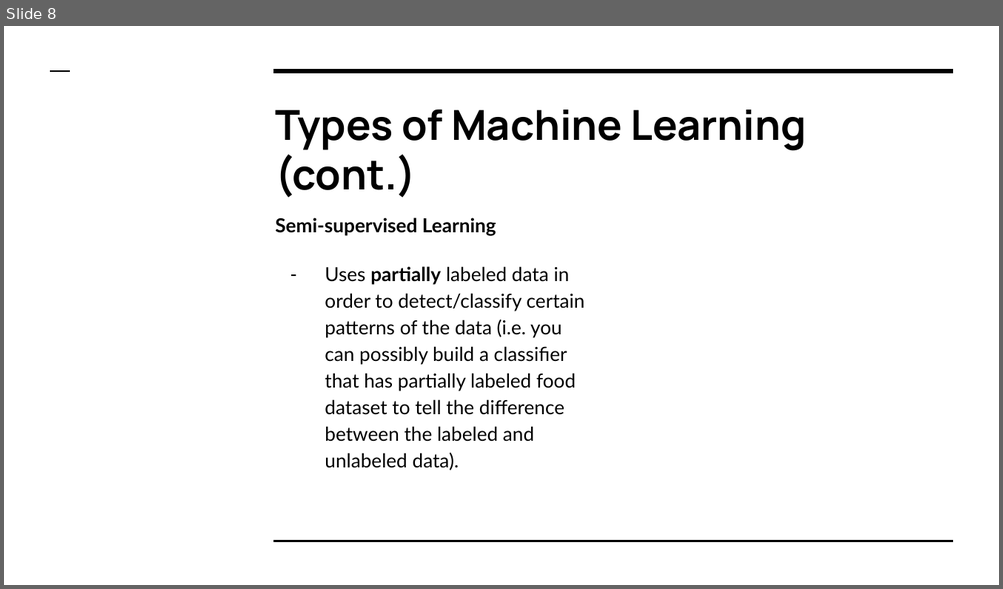
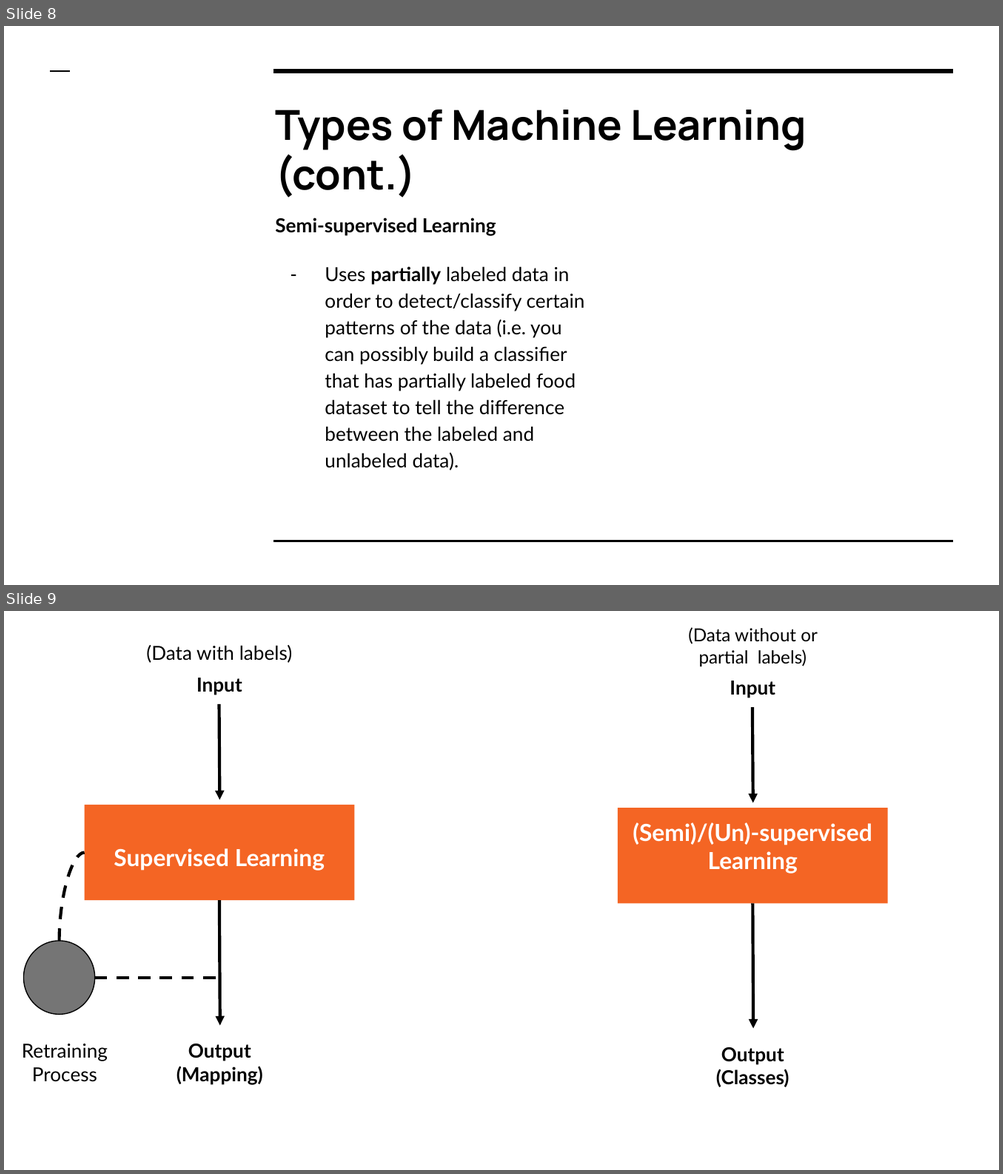
Before and after one commit to jfrank94/GDI_Sklearn_Lab, a slide deck: Intro to Scikit-Learn.pptx. Shown one above the other, each under a label of ours: slide 8 before the commit, slides 8 and 9 after it. The pictures are 1003x589 and 1003x1174 pixels, drawn with LibreOffice and Linux fonts; fonts in the diff are those of the drawing. Boxes give left, top, right and bottom in pixels: in the first picture for what was removed or moved away, otherwise in the second. Text is boxed around its words. In the diff, an @@ line names an element or a change of style, - is before the commit and + after.

```diff
--- a/Intro to Scikit-Learn.pptx
+++ b/Intro to Scikit-Learn.pptx
@@ slide 9 added at (x1=4, y1=611, x2=999, y2=1170), background #FFFFFF @@
@@ text added at (x1=688, y1=627, x2=817, y2=667), 13 pt, text #000000 @@
+(Data without or partial labels)
@@ text added at (x1=146, y1=645, x2=293, y2=663), 14 pt, text #000000 @@
+(Data with labels)
@@ text added at (x1=196, y1=678, x2=242, y2=695), 14 pt, text #000000, bold @@
+Input
@@ text added at (x1=729, y1=681, x2=775, y2=698), 14 pt, text #000000, bold @@
+Input
@@ arrow added from (219, 704) to (220, 800), #000000 2.25 pt @@
@@ arrow added from (752, 707) to (753, 803), #000000 2.25 pt @@
@@ rectangle added at (x1=85, y1=805, x2=354, y2=900), fill #F46524, 17 pt, text #FFFFFF, bold @@
+Supervised Learning
@@ rectangle added at (x1=617, y1=808, x2=887, y2=903), fill #F46524, 17 pt, text #FFFFFF, bold @@
+(Semi)/(Un)-supervised Learning
@@ curved line added from (60, 941) to (85, 853), #000000 2.25 pt dashed @@
@@ arrow added from (219, 900) to (220, 1025), #000000 2.25 pt @@
@@ arrow added from (752, 903) to (753, 1028), #000000 2.25 pt @@
@@ ellipse added at (x1=24, y1=941, x2=96, y2=1015), fill #757575, outline #000000 0.75 pt @@
@@ elbow line added from (94, 978) to (224, 978), #000000 2.25 pt dashed @@
@@ text added at (x1=22, y1=1044, x2=108, y2=1082), 14 pt, text #000000 @@
+Retraining Process
@@ text added at (x1=176, y1=1044, x2=263, y2=1085), 14 pt, text #000000, bold @@
+Output
+(Mapping)
@@ text added at (x1=716, y1=1048, x2=789, y2=1088), 14 pt, text #000000, bold @@
+Output
+(Classes)
```
Also in this commit, not shown: 4 slides changed, 1 other file.
